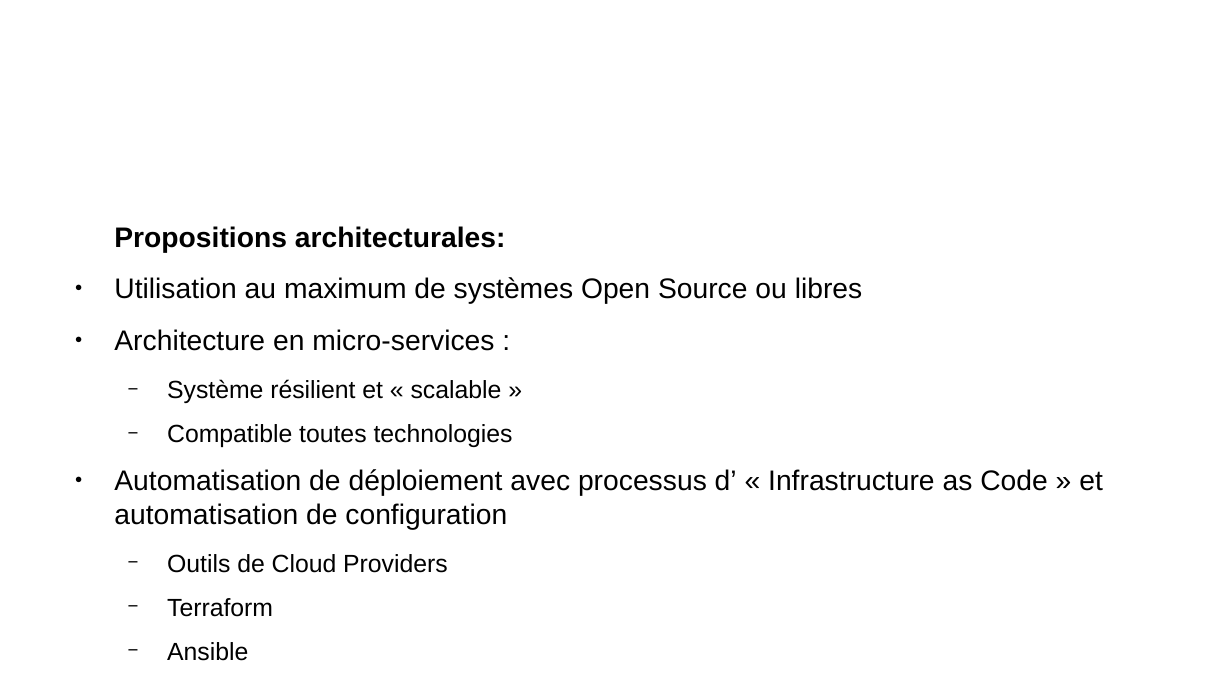
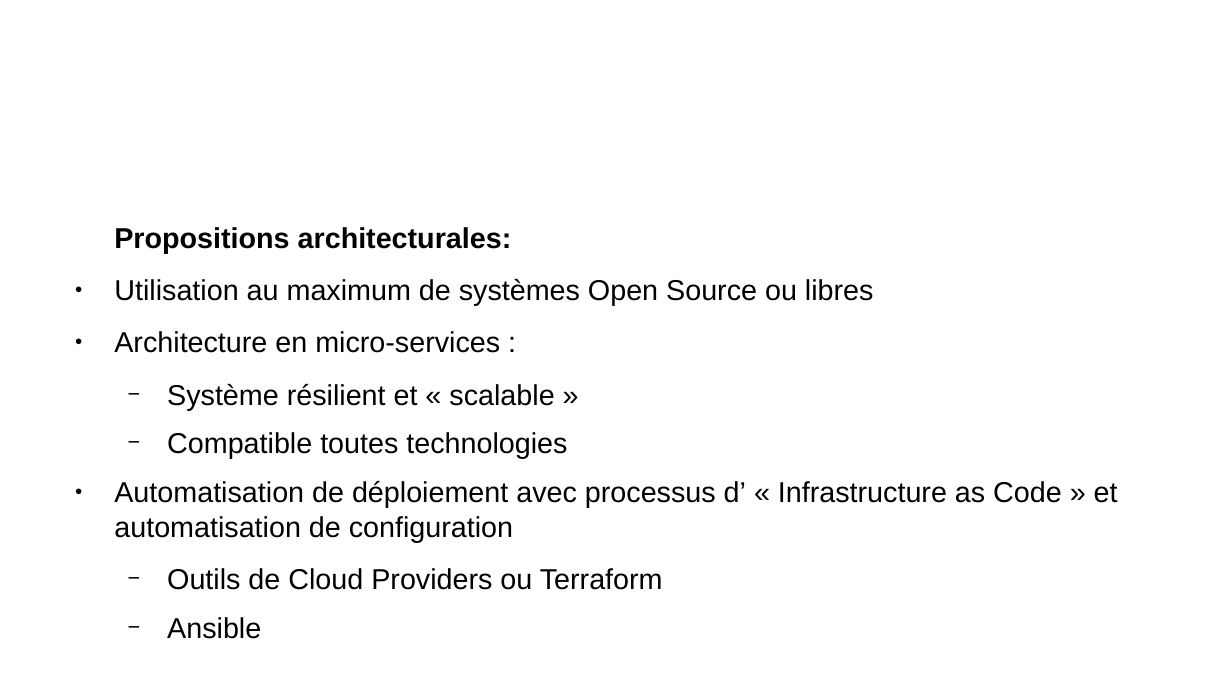
Before and after one commit to remipassmoilesel/ci-cd-plan, a slide deck: slide 7 of ci-cd-plan.odp. Drawn at 1232x693 pixels with LibreOffice and Linux fonts; fonts in the diff are those of the drawing; background and template pictures are left out. Boxes give left, top, right and bottom in pixels: in the first picture for what was removed or moved away, otherwise in the second. Text is boxed around its words. In the diff, an @@ line names an element or a change of style, - is before the commit and + after.

```diff
--- a/ci-cd-plan.odp
+++ b/ci-cd-plan.odp
@@ text at (114, 227, 1118, 639): size 18.2 to 18.5 pt in "Propositions architecturales:", "Utilisation au maximum de systèmes Open Source ...", "Architecture en micro-services :", "Automatisation de déploiement avec processus d’ « ..."; size 16 to 18.5 pt in "Système résilient et « scalable »", "Compatible toutes technologies", "Ansible" @@
@@ text at (167, 568, 663, 590): text changed; size 16 to 18.5 pt @@
-  − Outils de Cloud Providers
-  − Terraform
+  − Outils de Cloud Providers ou Terraform
```
Also in this commit, not shown: 4 other slides changed.
